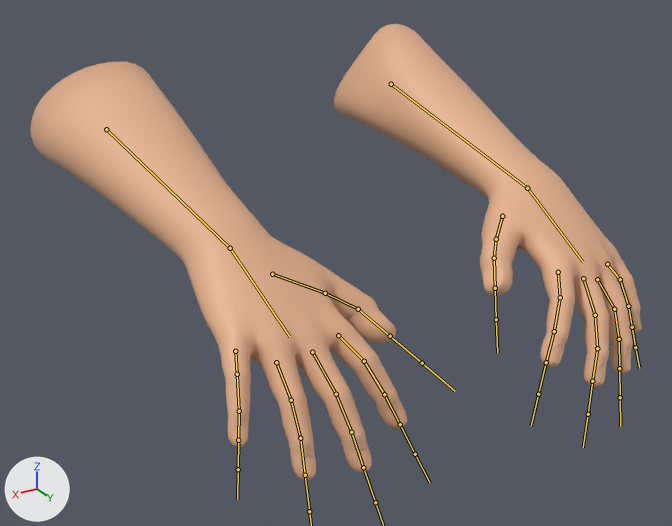
Before and after pictures for a commit that changed the FBX model 3D/拍肩膀.fbx.
The view is the same before and after, from a 50 mm lens placed at (-0.362, 1.009, 0.613), pointed at (-0.827, 0.234, 0.226). The lights are fixed; the arrows at lower left show +X, +Y and +Z. The bones that bend it are drawn over the model as lines.

Objects in the first picture: 'Male.001', 'Male.003'.
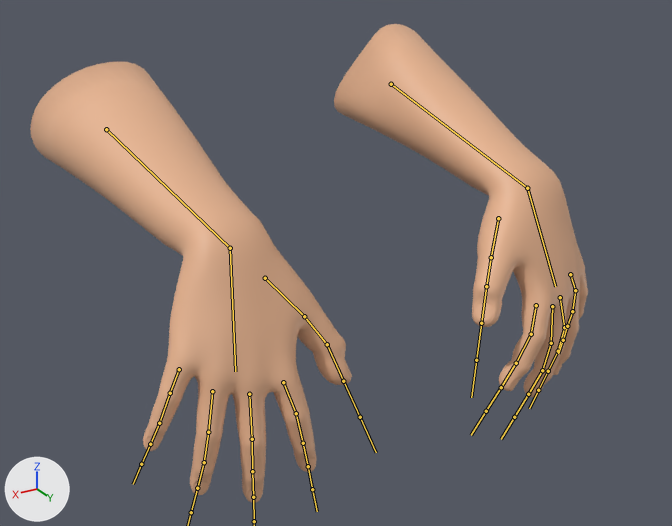
The newer file adds an action. The first version stands in its rest pose; the second is drawn at frame 1 of the action '骨架.001|骨架.001Action'.

The change, as a diff of the scene's bpy script:
```diff
--- a/3D/拍肩膀.fbx.py
+++ b/3D/拍肩膀.fbx.py
@@ bone_bone_001_l @@
 bone_bone_001_l = bpy.data.objects['骨架'].pose.bones['Bone.001_L']  # child of 'Bone_L'
-bone_bone_001_l.rotation_quaternion = (1.0, 0.0, 0.0, 0.0)  # degrees (0, 0, 0)
+bone_bone_001_l.rotation_quaternion = (0.949, -0.128, -0.046, -0.285)  # degrees (-13, -9, -32)
@@ bone_bone_001_l_ @@
 bone_bone_001_l_ = bpy.data.objects['骨架.001'].pose.bones['Bone.001_L']  # child of 'Bone_L'
-bone_bone_001_l_.rotation_quaternion = (1.0, 0.0, 0.0, 0.0)  # degrees (0, 0, 0)
+bone_bone_001_l_.rotation_quaternion = (0.949, -0.128, -0.046, -0.285)  # degrees (-13, -9, -32)
```

Pixel boxes [x1, y1, x2, y2] of what changed, in the pictures (672 x 526 px):
'Male.003', posed (15% narrower): before [30, 62, 407, 480]; after [30, 62, 352, 503]
'Male.001', posed (17% narrower): before [334, 24, 642, 387]; after [334, 24, 588, 397]
bone 'Bone.001_L', root to tip: before (230, 248) to (289, 336); after (230, 248) to (235, 371)
bone 'Bone.001_L', root to tip: before (527, 188) to (583, 262); after (527, 188) to (555, 286)
